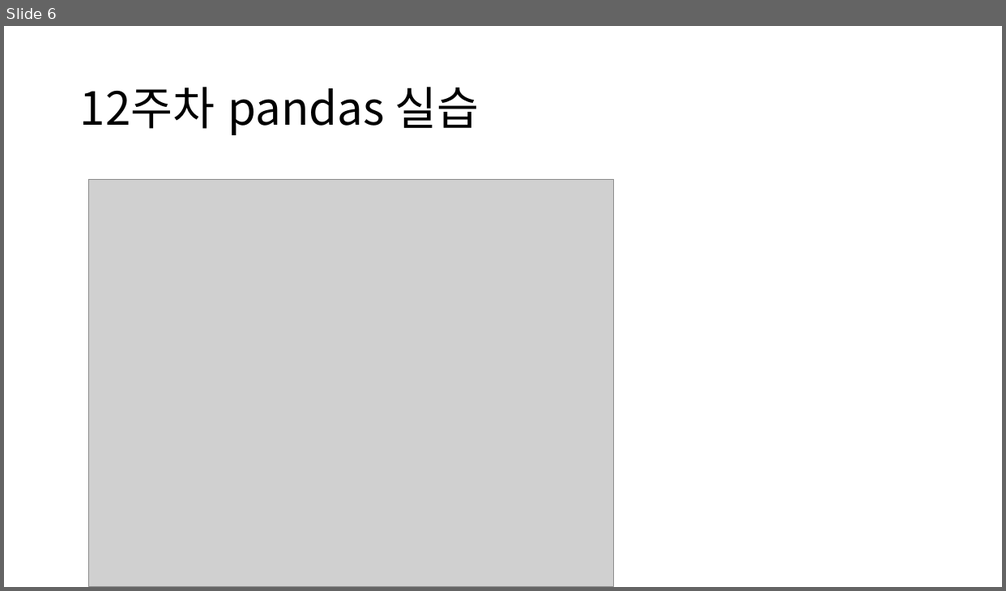
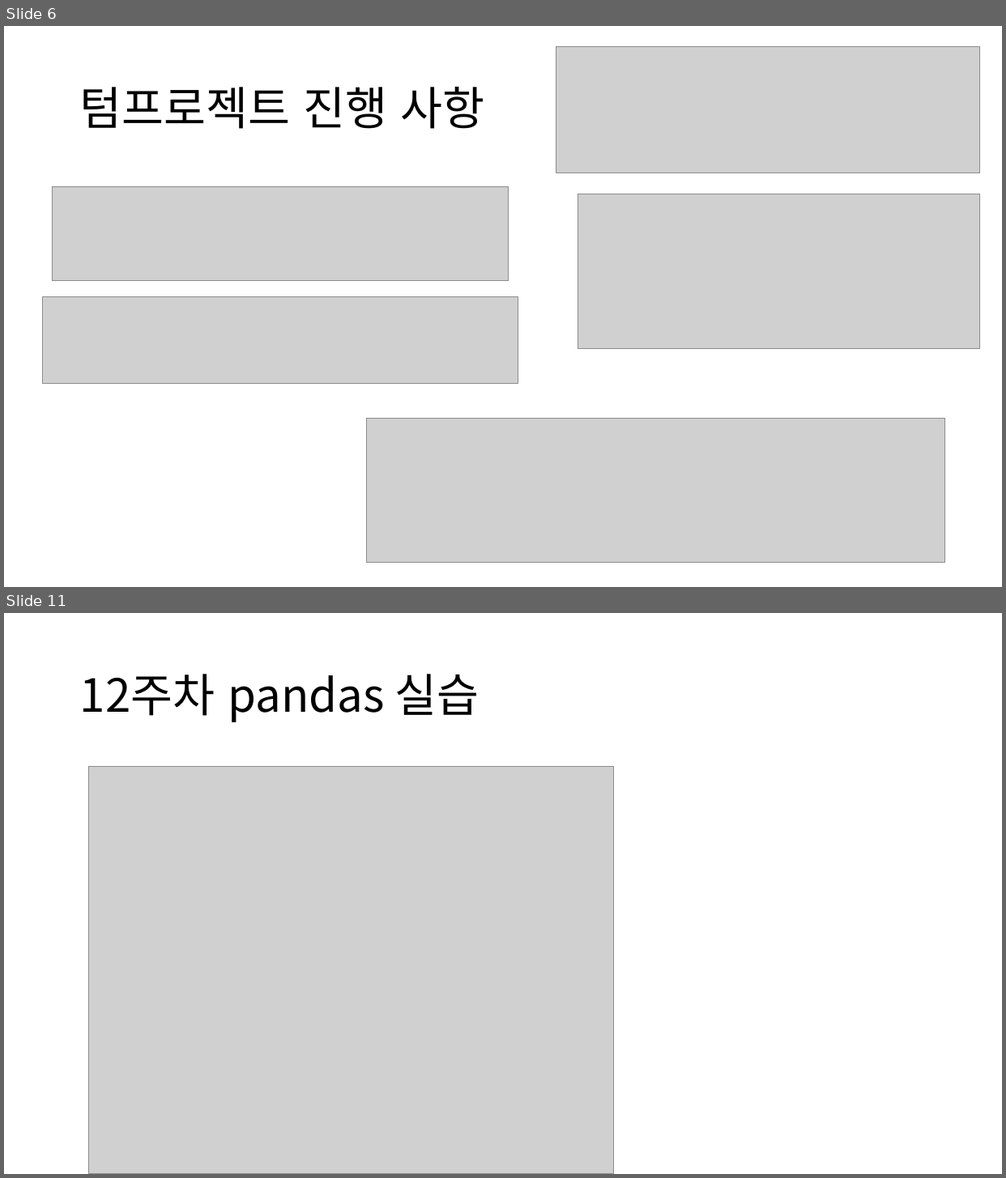
Before and after one commit to iceman67/DataAnalysis, a slide deck: 12주차-데이터 분석-온라인.pptx. Shown one above the other, each under a label of ours: slide 6 before the commit, slides 6 and 11 after it; the slides between them are not shown. The pictures are 1006x591 and 1006x1178 pixels, drawn with LibreOffice and Linux fonts; fonts in the diff are those of the drawing; grey boxes stand for pictures. Boxes give left, top, right and bottom in pixels: in the first picture for what was removed or moved away, otherwise in the second. Text is boxed around its words. In the diff, an @@ line names an element or a change of style, - is before the commit and + after.

```diff
--- a/12주차-데이터 분석-온라인.pptx
+++ b/12주차-데이터 분석-온라인.pptx
@@ slide 6 added at box(4, 26, 1002, 587), background #FFFFFF @@
@@ picture added at box(556, 47, 980, 173) @@
@@ title added at box(80, 87, 484, 129), 44 pt, text #000000 @@
+텀프로젝트 진행 사항
@@ picture added at box(52, 187, 509, 281) @@
@@ picture added at box(577, 194, 980, 348) @@
@@ picture added at box(42, 297, 518, 384) @@
@@ picture added at box(366, 419, 945, 564) @@
@@ what was slide 6 is now slide 11 @@
```
Also in this commit, not shown: 3 slides changed, 4 other slides added.
